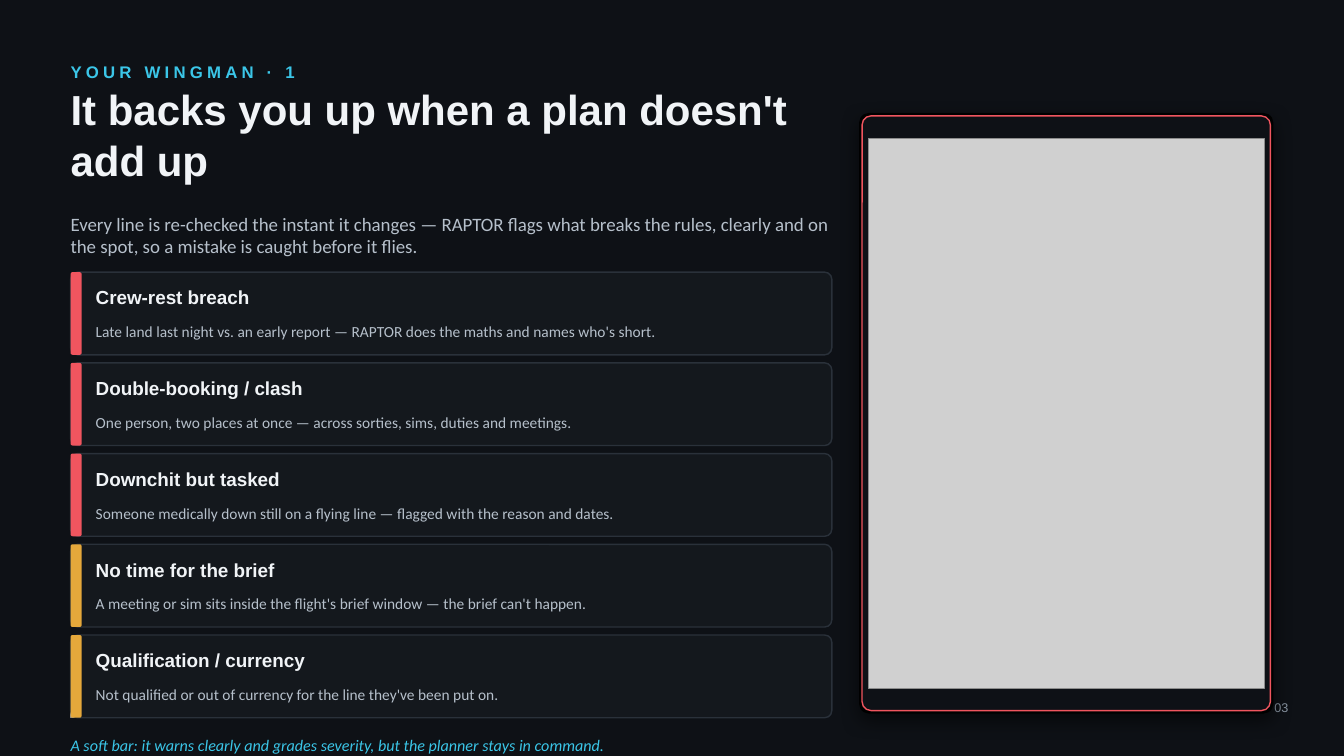
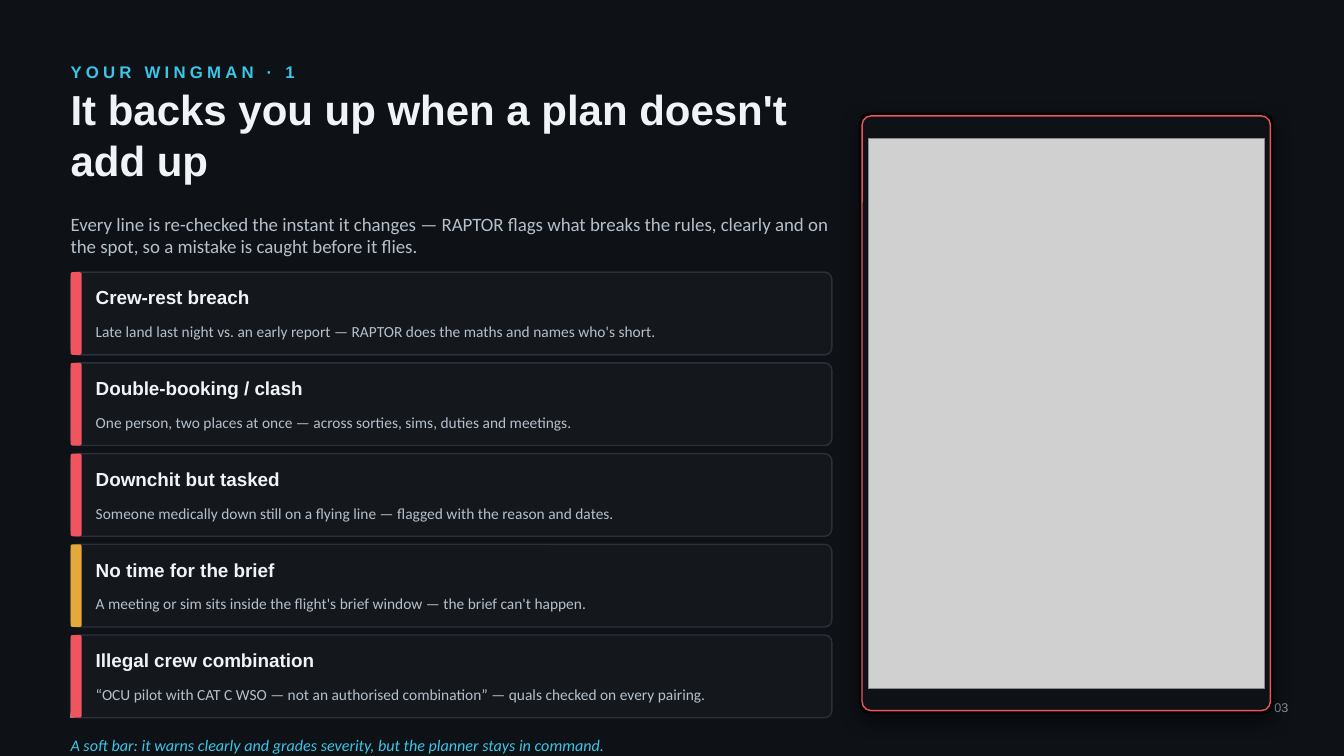
Before and after one commit to seejiaokai/Raptor, a slide deck: slide 3 of RAPTOR-Command-Brief.pptx. Drawn at 1344x756 pixels with LibreOffice and Linux fonts; fonts in the diff are those of the drawing; grey boxes stand for pictures. Boxes give left, top, right and bottom in pixels: in the first picture for what was removed or moved away, otherwise in the second. Text is boxed around its words. In the diff, an @@ line names an element or a change of style, - is before the commit and + after.

```diff
--- a/RAPTOR-Command-Brief.pptx
+++ b/RAPTOR-Command-Brief.pptx
@@ rounded rectangle at bbox=[71, 635, 82, 718]: fill #E5A83B to #F0555F @@
@@ text at bbox=[96, 653, 314, 671]: text changed @@
-Qualification / currency
+Illegal crew combination
@@ text at bbox=[96, 689, 705, 703]: text changed @@
-Not qualified or out of currency for the line they've been put on.
+“OCU pilot with CAT C WSO — not an authorised combination” — quals checked on every pairing.
```
Also in this commit, not shown: 3 other slides changed, 3 slides added, 1 slide removed.
